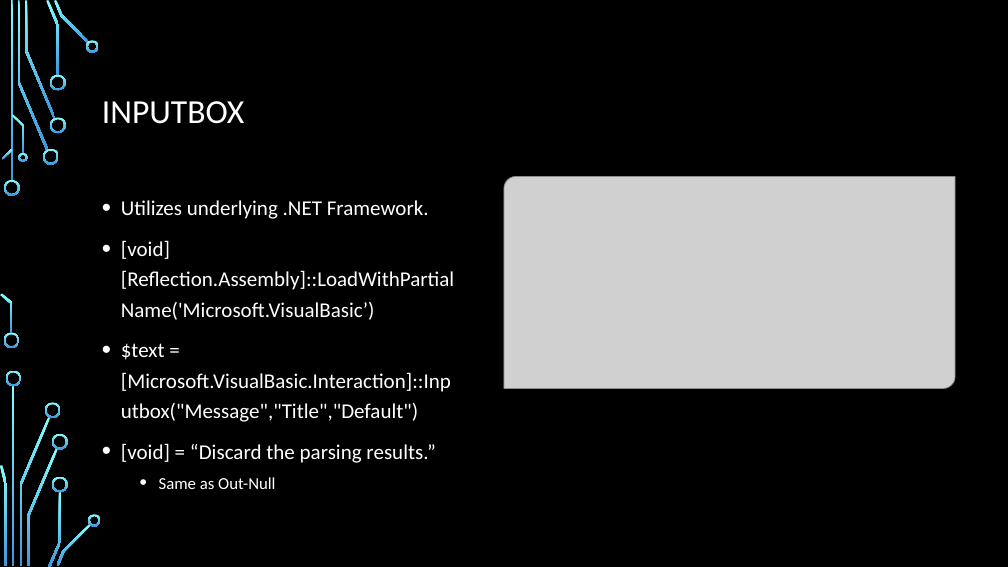
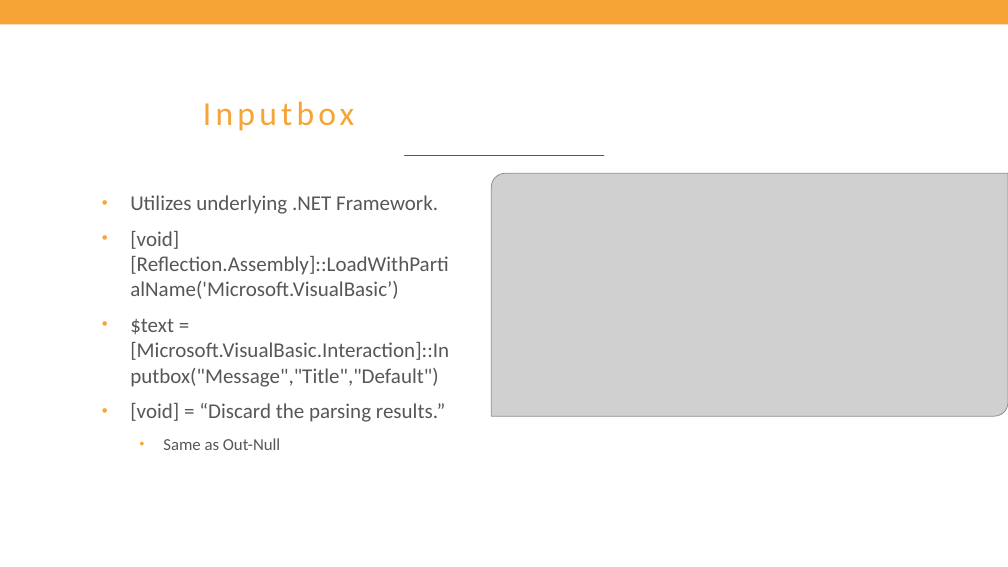
Before and after one commit to Matthias-vdE/Powershell-Course, a slide deck: slide 119 of 2019/Powershell course.pptx. Drawn at 1008x567 pixels with LibreOffice and Linux fonts; fonts in the diff are those of the drawing; grey boxes stand for pictures; background and template pictures are left out. Boxes give left, top, right and bottom in pixels: in the first picture for what was removed or moved away, otherwise in the second. Text is boxed around its words. In the diff, an @@ line names an element or a change of style, - is before the commit and + after.

Commit message:
Applied Axxes style

```diff
--- a/2019/Powershell course.pptx
+++ b/2019/Powershell course.pptx
@@ background picture (left out) to #FFFFFF @@
@@ rectangle removed at bbox=[0, 0, 1008, 567] @@
@@ rectangle added at bbox=[0, 0, 1008, 24], fill #F7A436 @@
@@ title at bbox=[203, 101, 354, 131]: text changed; text colour #FFFFFF to #F7A436 @@
-INPUTBOX
+Inputbox
@@ line added from (405, 156) to (604, 156), #575756 0.75 pt @@
@@ picture: place and size @@
-picture at bbox=[504, 176, 956, 388]
+picture at bbox=[492, 173, 1008, 416]
@@ text "Utilizes underlying .NET Framework." at bbox=[130, 195, 449, 450]: text colour #FFFFFF to #575756; indent changed; line spacing 1.2 to 1; more space between paragraphs @@
@@ group removed at bbox=[0, 0, 101, 567]: 24 freeform shapes, 2 rectangles @@
@@ group removed at bbox=[0, 0, 994, 567]: 14 freeform shapes, 3 rectangles @@
```
Also in this commit, not shown: 169 other slides changed.
